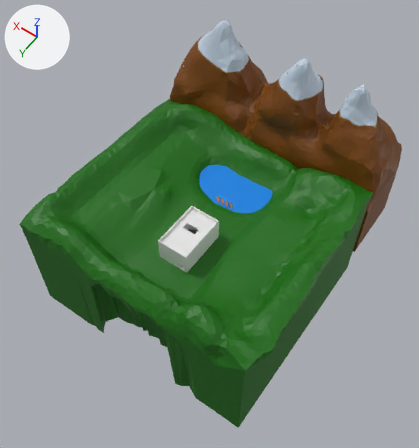
A saved change to the OBJ model data/models/ShootingRange.obj.
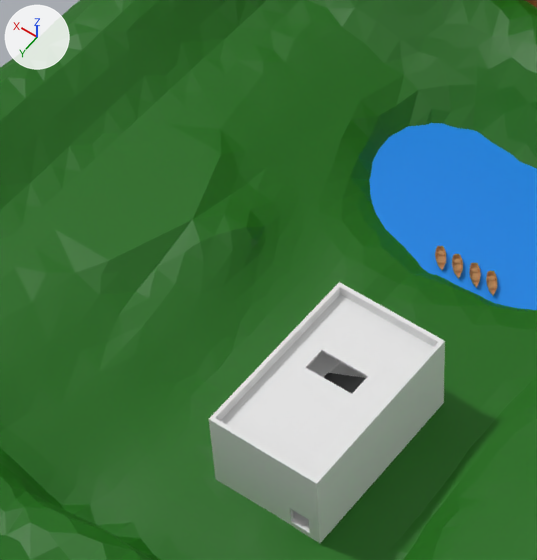
Old and new are each drawn whole from a 50 mm camera at (-89.7, 120.3, 194.5) aimed at (2.5, -8.9, -8.5) and again close up on the part from 25% to 58% of the width and 30% to 62% of the height. Arrows for +X, +Y and +Z are at upper left; the lights stay in place. Where no turn or scale is listed for an object, it has been applied to the vertices. Vertices at the same position are counted once.

Names of what the first close-up shows: 'BuildingExterior_Cube', 'Roof_Cube.007', 'Water-nocollide_Plane', 'World_Cube.011'.
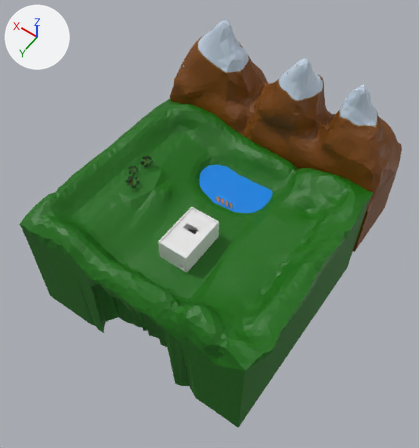
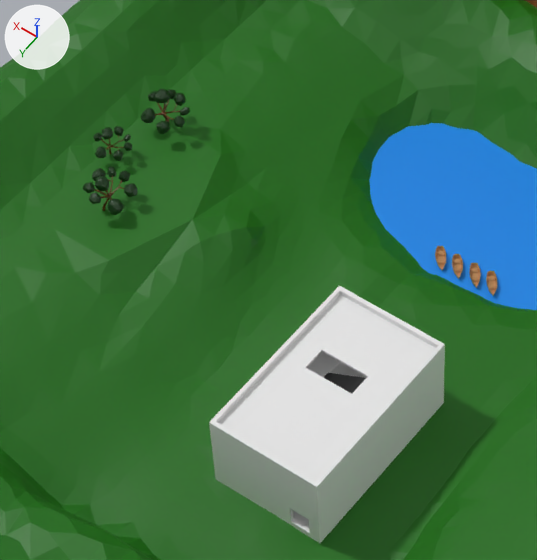
Changed parts and their boxes [x1, y1, x2, y2] in the close-ups (537 x 560 px; the box of a moved part takes in the faces that stretch with it):
'BuildingExterior_Cube', reshaped: before [209, 282, 445, 543]; after [209, 286, 445, 543]
'TreeLeaves-nocollide_Icosphere', added (green): after [83, 167, 138, 215]
'TreeLeaves.004-nocollide_Icosphere.008', added (green): after [141, 89, 190, 134]
'TreeLeaves.002-nocollide_Icosphere.005', added (green): after [93, 126, 132, 161]
'TreeBranches-nocollide_Cube.014', added: after [94, 176, 124, 211]
'TreeBranches.004-nocollide_Cube.010', added: after [155, 99, 180, 122]
'TreeBranches.002-nocollide_Cube.013', added: after [101, 135, 124, 154]
part 1 of me_buildingexterior_cube, moved or reshaped: before [209, 282, 445, 489]; after [209, 286, 445, 489]

Patch to the scene script:
```diff
--- a/data/models/ShootingRange.obj.py
+++ b/data/models/ShootingRange.obj.py
@@ me_buildingexterior_cube @@
 me_buildingexterior_cube.from_pydata(...)  # 108 vertices, 228 faces; spans x -7.0..6.9, y -2.2..20.3, z -3.1..7.8
+# me_buildingexterior_cube part 1: all 20 vertices in x -7.0..6.9, y -2.2..20.3, z 7.8 are moved by (0.0, 0.0, -0.6)
 me_buildingexterior_cube.materials.append(mat_bricks)
@@ ob_treeleaves_004_nocollide_icosphere_008 @@
+ob_treeleaves_004_nocollide_icosphere_008 = bpy.data.objects.new('TreeLeaves.004-nocollide_Icosphere.008', me_treeleaves_004_nocollide_icosphere_008)  # 902 vertices, 1772 faces; spans x 36.05..41.96, y -14.77..-9.2, z 5.22..9.15; in mat_tree (dark green #013200)
+ob_treeleaves_004_nocollide_icosphere_008.location = (0.0, 0.0, 0.0)
@@ ob_treeleaves_002_nocollide_icosphere_005 @@
+ob_treeleaves_002_nocollide_icosphere_005 = bpy.data.objects.new('TreeLeaves.002-nocollide_Icosphere.005', me_treeleaves_002_nocollide_icosphere_005)  # 902 vertices, 1772 faces; spans x 38.86..43.43, y -6.75..-2.47, z 4.92..7.97; in mat_tree (dark green #013200)
+ob_treeleaves_002_nocollide_icosphere_005.location = (0.0, 0.0, 0.0)
@@ ob_treeleaves_nocollide_icosphere @@
+ob_treeleaves_nocollide_icosphere = bpy.data.objects.new('TreeLeaves-nocollide_Icosphere', me_treeleaves_nocollide_icosphere)  # 902 vertices, 1772 faces; spans x 33.71..39.0, y -1.93..4.1, z 5.09..9.02; in mat_tree (dark green #013200)
+ob_treeleaves_nocollide_icosphere.location = (0.0, 0.0, 0.0)
@@ ob_treebranches_004_nocollide_cube_010 @@
+ob_treebranches_004_nocollide_cube_010 = bpy.data.objects.new('TreeBranches.004-nocollide_Cube.010', me_treebranches_004_nocollide_cube_010)  # 102 vertices, 201 faces; spans x 36.68..41.34, y -13.92..-10.09, z 3.52..8.21; in mat_trunk (brown #603200)
+ob_treebranches_004_nocollide_cube_010.location = (0.0, 0.0, 0.0)
@@ ob_treebranches_002_nocollide_cube_013 @@
+ob_treebranches_002_nocollide_cube_013 = bpy.data.objects.new('TreeBranches.002-nocollide_Cube.013', me_treebranches_002_nocollide_cube_013)  # 102 vertices, 201 faces; spans x 39.4..42.95, y -6.17..-3.12, z 3.6..7.24; in mat_trunk (brown #603200)
+ob_treebranches_002_nocollide_cube_013.location = (0.0, 0.0, 0.0)
@@ ob_treebranches_nocollide_cube_014 @@
+ob_treebranches_nocollide_cube_014 = bpy.data.objects.new('TreeBranches-nocollide_Cube.014', me_treebranches_nocollide_cube_014)  # 102 vertices, 201 faces; spans x 34.61..38.23, y -1.27..3.5, z 3.39..8.08; in mat_trunk (brown #603200)
+ob_treebranches_nocollide_cube_014.location = (0.0, 0.0, 0.0)
```
